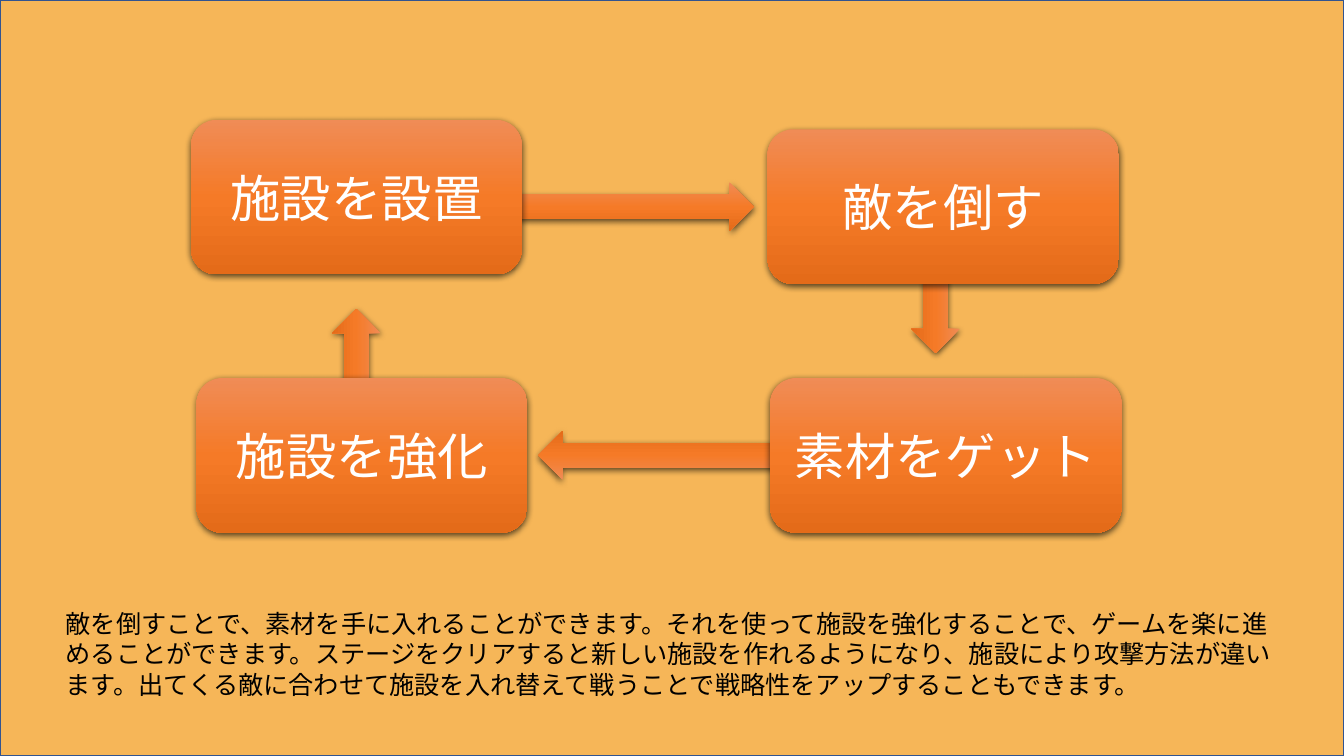
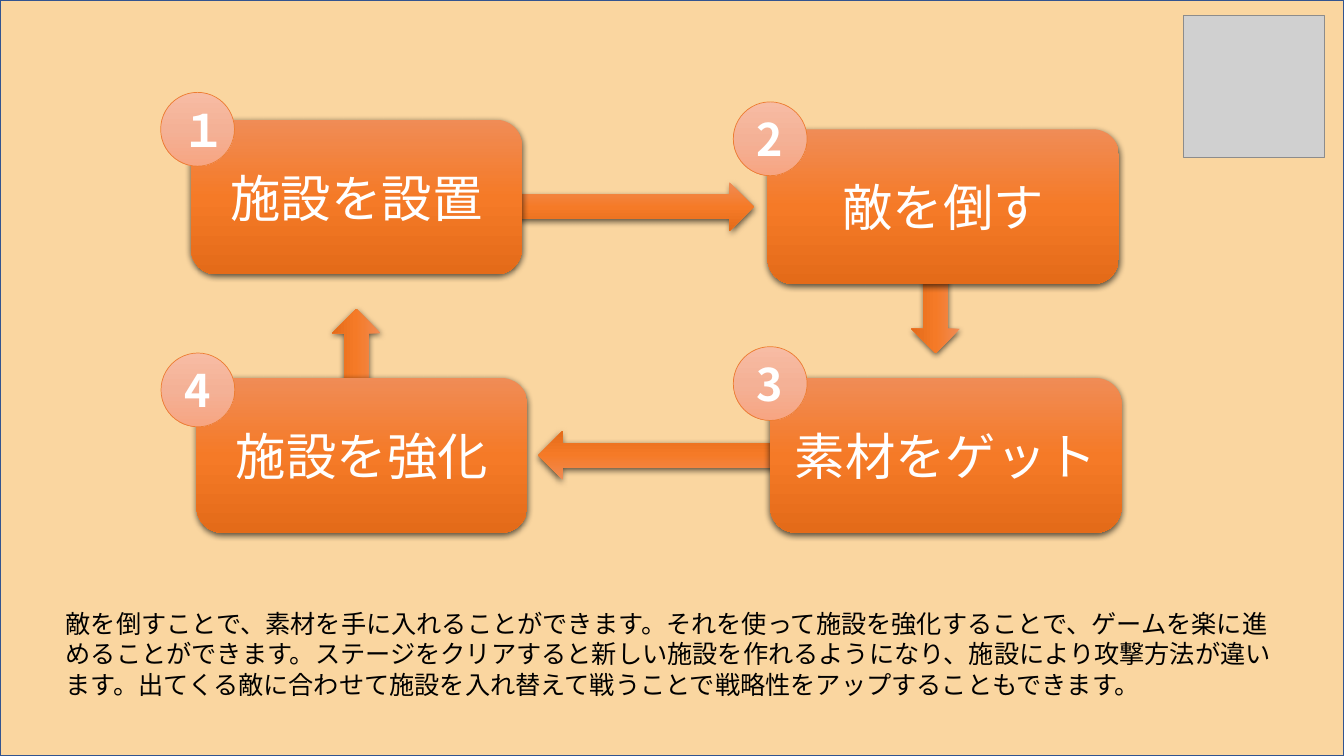
Before and after one commit to itasi29/MyGames, a slide deck: slide 5 of 企画.pptx (slide 4 before the commit). Drawn at 1344x756 pixels with LibreOffice and Linux fonts; fonts in the diff are those of the drawing; grey boxes stand for pictures. Boxes give left, top, right and bottom in pixels: in the first picture for what was removed or moved away, otherwise in the second. Text is boxed around its words. In the diff, an @@ line names an element or a change of style, - is before the commit and + after.

```diff
--- a/企画.pptx
+++ b/企画.pptx
@@ rectangle at (0, 0, 1344, 756): fill #F6B658 to #FAD6A0 @@
@@ picture added at (1184, 15, 1326, 157) @@
@@ ellipse added at (160, 93, 234, 166), fill gradient #F7BDA5 to #F5B196 to #F8A582, outline #ED7D31 0.5 pt, 32 pt, text #FFFFFF, bold @@
+１
@@ ellipse added at (734, 102, 808, 175), fill gradient #F7BDA5 to #F5B196 to #F8A582, outline #ED7D31 0.5 pt, 32 pt, text #FFFFFF, bold @@
+2
@@ ellipse added at (161, 353, 235, 426), fill gradient #F7BDA5 to #F5B196 to #F8A582, outline #ED7D31 0.5 pt, 32 pt, text #FFFFFF, bold @@
+4
@@ ellipse added at (734, 347, 808, 420), fill gradient #F7BDA5 to #F5B196 to #F8A582, outline #ED7D31 0.5 pt, 32 pt, text #FFFFFF, bold @@
+3
```
Also in this commit, not shown: 4 other slides changed, 1 slide added.
